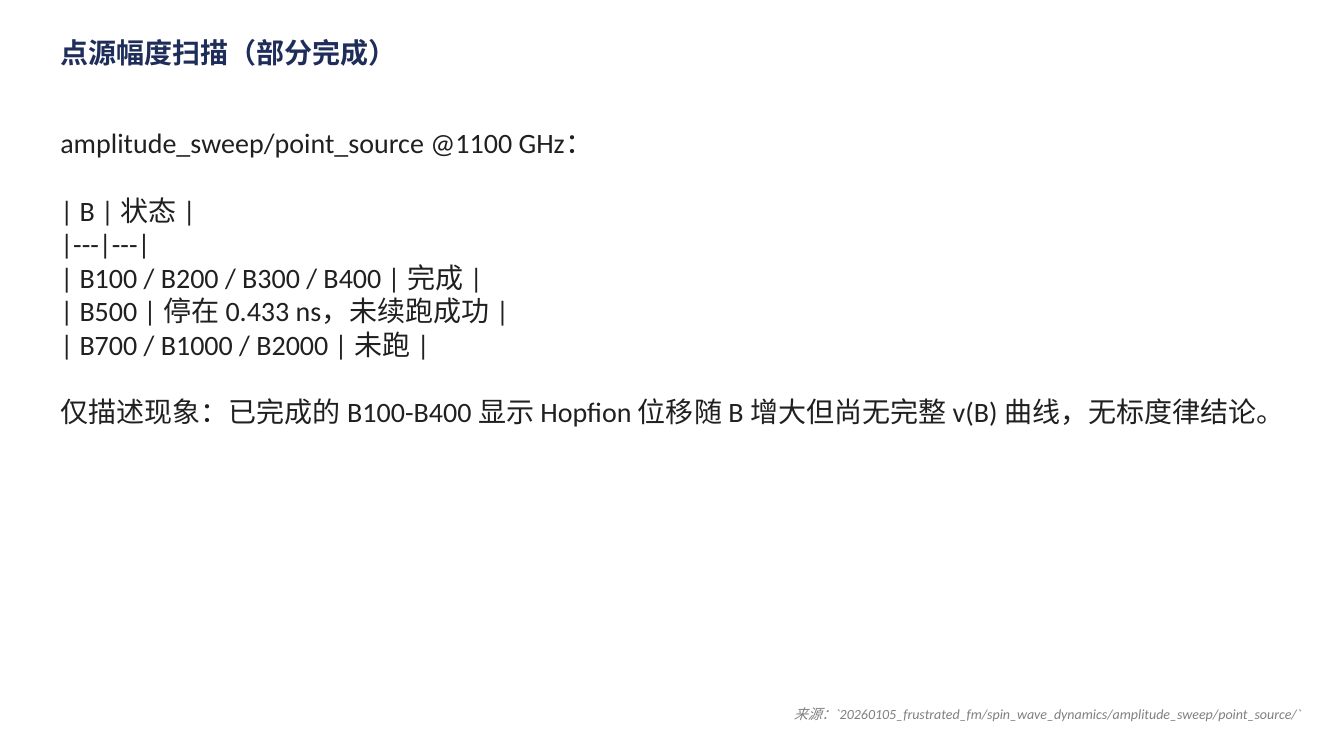
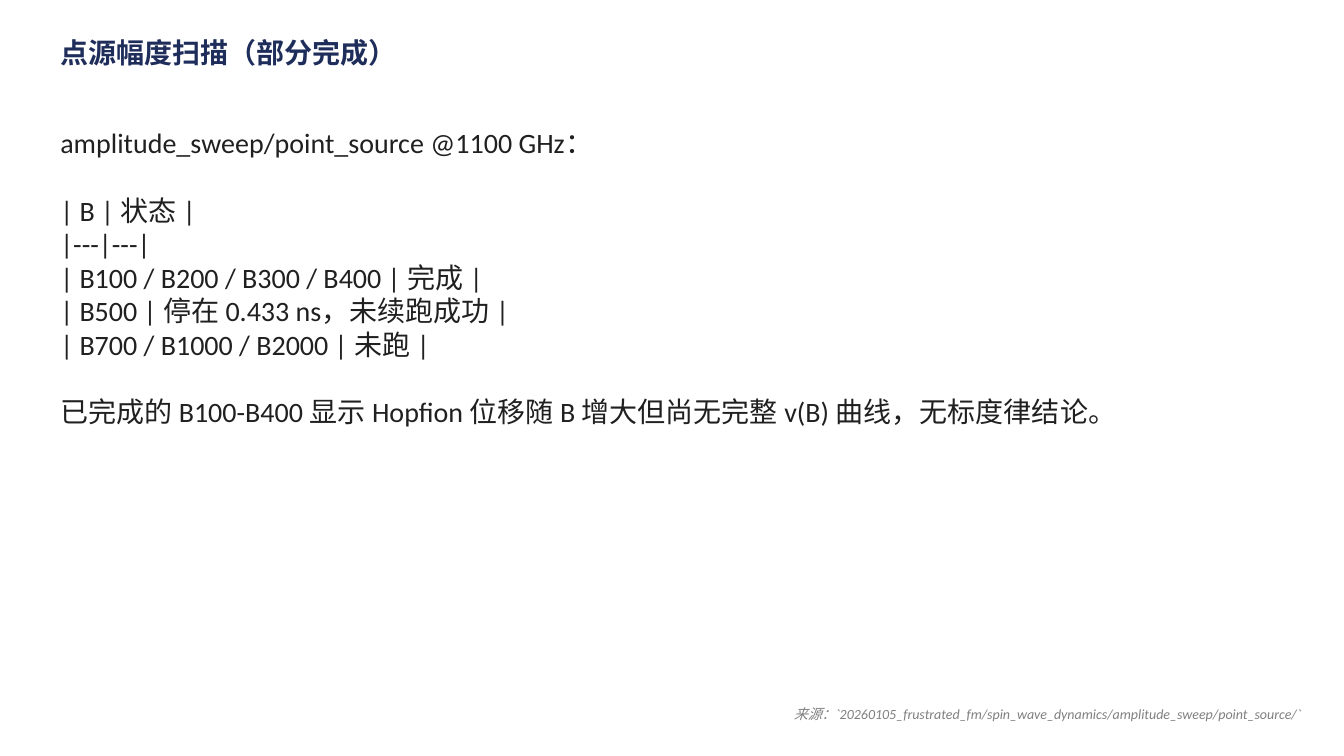
Before and after one commit to Wlybs/Hopfion, a slide deck: slide 15 of presentation/talk.pptx (slide 20 before the commit). Drawn at 1344x756 pixels with LibreOffice and Linux fonts; fonts in the diff are those of the drawing. Boxes give left, top, right and bottom in pixels: in the first picture for what was removed or moved away, otherwise in the second. Text is boxed around its words. In the diff, an @@ line names an element or a change of style, - is before the commit and + after.

```diff
--- a/presentation/talk.pptx
+++ b/presentation/talk.pptx
@@ text at box(60, 398, 1116, 427): text changed @@
-仅描述现象：已完成的 B100-B400 显示 Hopfion 位移随 B 增大但尚无完整 v(B) 曲线，无标度律结论。
+已完成的 B100-B400 显示 Hopfion 位移随 B 增大但尚无完整 v(B) 曲线，无标度律结论。
```
Also in this commit, not shown: 6 other slides changed, 6 slides removed, 18 other files.
